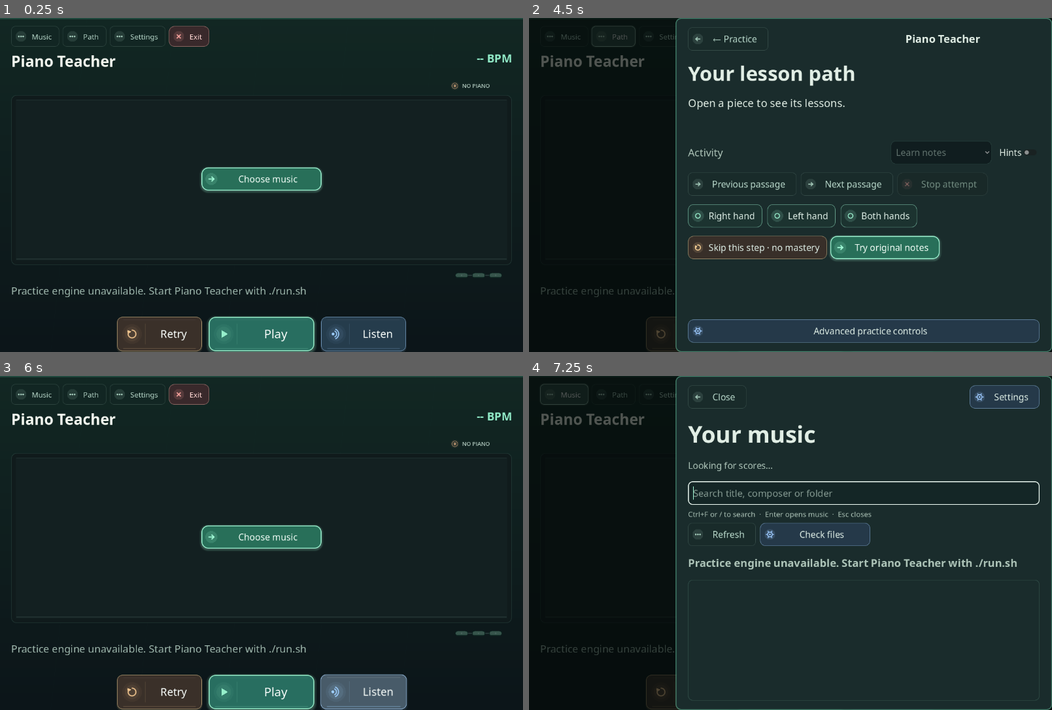
Above: before the commit, frames 1-4 (two rows, left to right).
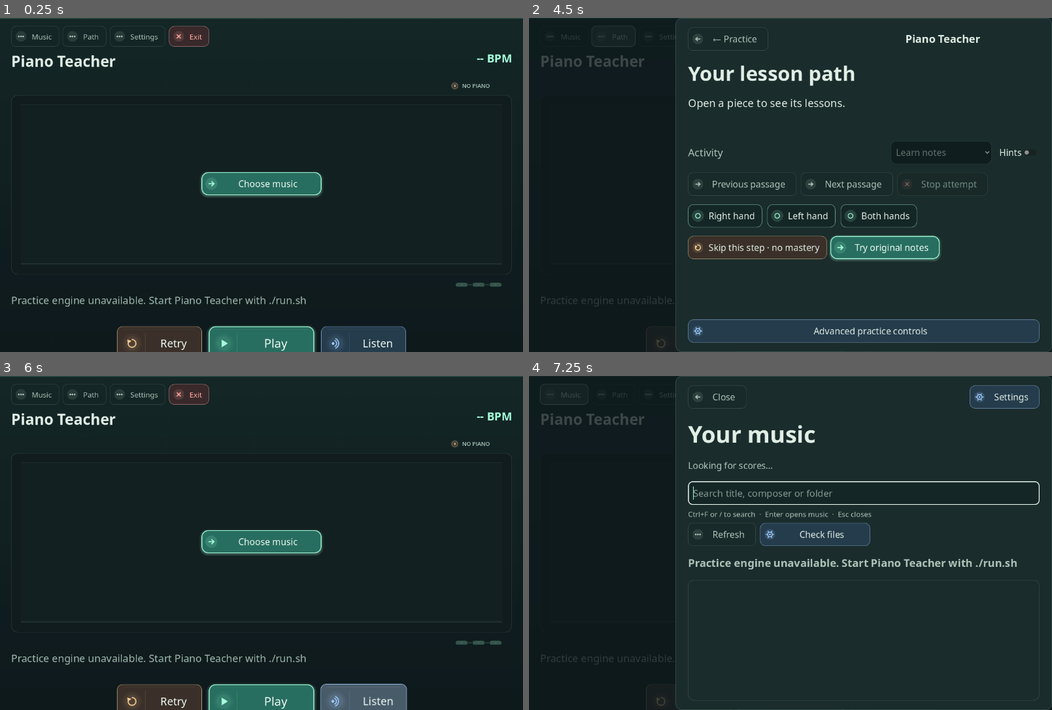
Above: after the commit, the same moments.

Repository: tpepels/piano_teacher
Game: Godot game, scene res://main.tscn
Same seed, same stepped clock (60 frames per second), same inputs: the game is played once before the commit and once after it.
Inputs:
- Up to frame 1 (0.25 s): no input
- Up to frame 2 (4.5 s): click "Retry" at 0.5 s; click "Retry" at 1.25 s; click "Retry" at 2 s; click "Play" at 2.75 s; click "Play" at 3.5 s; click "Path" at 4.25 s
- Up to frame 3 (6 s): click "Next passage" at 5 s; click "Listen" at 5.75 s
- Up to frame 4 (7.25 s): click "Music" at 6.5 s

The runs differ from the first frame. In frame 1, 4.8% of the frame differs, in the area x 0-100%, y 0-100%; in frame 2, 1.0%; in frame 3, 4.9%; in frame 4, 1.0%.
Error after the commit: Parse Error: The member "Design" already exists in parent class res://action_button.gd. (res://library_row.gd:3)

Commit message:
Apply shared visual tokens to buttons, notation stage, modal, drawer and library

Diff:
--- a/godot/action_button.gd
+++ b/godot/action_button.gd
@@ -3,15 +3,14 @@
 # Semantic action roles - one consistent hierarchy across Home, Library,
 # Lesson Path, Settings and the practice stage.
 # Button.pressed remains the only action; drawing is decoration only.
-const SAGE := Color("#A4CABA")
-const MINT := Color("#A5FFDB")
-const BLUE := Color("#9DCAFF")
-const AMBER := Color("#F2CB92")
-const CORAL := Color("#FFA5A0")
+const Design := preload("res://practice_theme.gd")
+const SAGE := Design.SLATE
+const MINT := Design.MINT
+const BLUE := Design.BLUE
+const AMBER := Design.AMBER
+const CORAL := Design.CORAL
 var action_role := "secondary"
 var is_selected := false
-var _hover := 0.0
-var _pressed := 0.0
 
 func _init() -> void:
     focus_mode = Control.FOCUS_ALL
@@ -39,38 +38,12 @@
     queue_redraw()
 
 func _accent() -> Color:
-    match action_role:
-        "primary", "choice":
-            return MINT
-        "settings":
-            return BLUE
-        "review":
-            return AMBER
-        "danger":
-            return CORAL
-        "library":
-            return Color("#B6DCCC")
-        _:
-            return SAGE
+    return Design.role_accent(action_role)
+
 
 func _background() -> Color:
-    match action_role:
-        "primary":
-            return Color("#286F59")
-        "secondary":
-            return Color("#203432")
-        "settings":
-            return Color("#253949")
-        "review":
-            return Color("#382F29")
-        "danger":
-            return Color("#39292B")
-        "choice":
-            return Color("#27634F") if is_selected else Color("#1C3330")
-        "library":
-            return Color("#192C2B")
-        _:
-            return Color("#142725", .20)
+    return Design.role_fill(action_role, is_selected)
+
 
 func _has_symbol() -> bool:
     return action_role != "secondary"
@@ -80,7 +53,8 @@
     var background: Color = _background()
     var flat := action_role in ["navigation", "utility"]
     var important := action_role == "primary" or (action_role == "choice" and is_selected)
-    var rounded := 15 if important else 12 if not flat else 9
+    var rounded := Design.RADIUS_CARD + 1 if important else (
+        Design.RADIUS_INPUT + 2 if not flat else Design.RADIUS_INPUT)
     var normal := StyleBoxFlat.new()
     normal.bg_color = background
     normal.set_corner_radius_all(rounded)
@@ -117,19 +91,19 @@
     var focus := normal.duplicate() as StyleBoxFlat
     focus.bg_color = Color.TRANSPARENT
     focus.set_border_width_all(2)
-    focus.border_color = Color("#F5FFF7")
+    focus.border_color = Design.FOCUS
     focus.shadow_size = 0
     add_theme_stylebox_override("focus", focus)
-    var ink := Color("#F3FFF8") if important else Color("#DEEEE6")
+    var ink := Design.FOCUS if important else Design.STONE
     if flat:
-        ink = Color("#B9D9CB")
+        ink = Design.SLATE
     if action_role == "danger":
-        ink = Color("#FFD7D3")
+        ink = Design.CORAL
     add_theme_color_override("font_color", ink)
-    add_theme_color_override("font_hover_color", Color.WHITE)
-    add_theme_color_override("font_pressed_color", Color.WHITE)
-    add_theme_color_override("font_hover_pressed_color", Color.WHITE)
-    add_theme_color_override("font_focus_color", Color.WHITE)
+    add_theme_color_override("font_hover_color", Design.FOCUS)
+    add_theme_color_override("font_pressed_color", Design.FOCUS)
+    add_theme_color_override("font_hover_pressed_color", Design.FOCUS)
+    add_theme_color_override("font_focus_color", Design.FOCUS)
     add_theme_color_override("font_disabled_color",
         MINT if action_role == "choice" and is_selected else Color("#718B80"))
     add_theme_color_override("icon_normal_color", accent)
--- a/godot/game_backdrop.gd
+++ b/godot/game_backdrop.gd
@@ -1,4 +1,6 @@
 extends Control
+
+const Design := preload("res://practice_theme.gd")
 
 # Quiet, hand-drawn background for the instrument view: no downloaded art,
 # no UI occlusion, and no animation competing with the pianist's timing.
@@ -10,14 +12,15 @@
     var h := size.y
     if w < 1 or h < 1:
         return
-    for i in range(40):
-        var frac := float(i) / 39.0
-        var color := Color("#0C1519").lerp(Color("#122723"), 1.0 - frac)
-        draw_rect(Rect2(0, h * i / 40.0, w, h / 40.0 + 1), color)
+    # Static, subtle stage background; fewer overdraw bands.
+    for i in range(16):
+        var frac := float(i) / 15.0
+        var color: Color = Design.FOREST.lerp(Design.PANEL_RECESSED, 1.0 - frac)
+        draw_rect(Rect2(0, h * i / 16.0, w, h / 16.0 + 1), color)
     # Thin architectural lines suggest a musical console without imitating
     # an interactive note lane or interfering with the score.
     for k in range(1, 6):
         var x: float = w * float(k) / 6.0
         draw_line(Vector2(x, 0), Vector2(x - 85, h),
-            Color("#4C9987", .022), 1.0)
-    draw_rect(Rect2(0, 0, w, 3), Color("#5BDFB6", .18))
+            Color(Design.SAGE, .025), 1.0)
+    draw_rect(Rect2(0, 0, w, 2), Color(Design.TEAL, .22))
--- a/godot/game_transport_button.gd
+++ b/godot/game_transport_button.gd
@@ -2,9 +2,10 @@
 
 # Physical transport key with independently laid-out icon and label.
 # Input goes through Button.pressed; this script never advances the lesson.
-const TEAL := Color("#96EFCB")
-const AMBER := Color("#ECC18C")
-const BLUE := Color("#9ECFFF")
+const Design := preload("res://practice_theme.gd")
+const TEAL := Design.MINT
+const AMBER := Design.AMBER
+const BLUE := Design.BLUE
 const DIM := Color("#64847A")
 
 var action_kind := "play"
@@ -113,7 +114,7 @@
     while font_size > 12 and font.get_string_size(text, HORIZONTAL_ALIGNMENT_LEFT,
             -1, font_size).x > available:
         font_size -= 1
-    var ink := Color("#FAFFFC") if not disabled else Color("#879D94")
+    var ink := Design.FOCUS if not disabled else Design.SAGE
     var label_width := font.get_string_size(text, HORIZONTAL_ALIGNMENT_LEFT, -1, font_size).x
     var label_x := 76.0 + maxf(0.0, (available - label_width) * .5)
     var baseline := (size.y + font.get_ascent(font_size) - font.get_descent(font_size)) * .5
--- a/godot/library_row.gd
+++ b/godot/library_row.gd
@@ -1,4 +1,6 @@
 extends "res://action_button.gd"
+
+const Design := preload("res://practice_theme.gd")
 
 # One fully-clickable, focusable music row. Both lines belong to the same
 # button, rather than squeezing title, format, location and BPM onto one line.
@@ -35,7 +37,7 @@
     title_label.clip_text = true
     title_label.text_overrun_behavior = TextServer.OVERRUN_TRIM_ELLIPSIS
     title_label.add_theme_font_size_override("font_size", 17)
-    title_label.add_theme_color_override("font_color", Color("#EEF9F3"))
+    title_label.add_theme_color_override("font_color", Design.STONE)
     lines.add_child(title_label)
     detail_label = Label.new()
     detail_label.name = "MusicDetail"
@@ -43,7 +45,7 @@
     detail_label.clip_text = true
     detail_label.text_overrun_behavior = TextServer.OVERRUN_TRIM_ELLIPSIS
     detail_label.add_theme_font_size_override("font_size", 13)
-    detail_label.add_theme_color_override("font_color", Color("#9DBAB0"))
+    detail_label.add_theme_color_override("font_color", Design.SLATE)
     lines.add_child(detail_label)
 
 func set_entry(title: String, detail: String, status: String = "") -> void:
@@ -67,8 +69,8 @@
     title_label.text = title
     detail_label.text = detail
     if status == "error":
-        title_label.add_theme_color_override("font_color", Color("#FFABA5"))
+        title_label.add_theme_color_override("font_color", Design.CORAL)
     elif status == "warning":
-        title_label.add_theme_color_override("font_color", Color("#F6D093"))
+        title_label.add_theme_color_override("font_color", Design.AMBER)
     else:
-        title_label.add_theme_color_override("font_color", Color("#EEF9F3"))
+        title_label.add_theme_color_override("font_color", Design.STONE)
--- a/godot/main.gd
+++ b/godot/main.gd
@@ -594,10 +594,7 @@
     label.add_theme_color_override("font_color", color)
     label.set_meta("ui_font_base", size)
     label.add_theme_font_size_override("font_size", _ui_font(size))
-    var font := SystemFont.new()
-    font.font_names = PackedStringArray(["Inter", "Noto Sans", "DejaVu Sans"])
-    font.font_weight = 700 if bold else 400
-    label.add_theme_font_override("font", font)
+    label.add_theme_font_override("font", Design.font(700 if bold else 400))
     label.autowrap_mode = TextServer.AUTOWRAP_WORD_SMART
     label.size_flags_horizontal = Control.SIZE_EXPAND_FILL
     return label
@@ -625,15 +622,12 @@
     button.add_theme_font_size_override("font_size", _ui_font(17 if central else 15))
     var normal := StyleBoxFlat.new()
     var kind: String = str(button.get("action_kind"))
-    var accent := Color("#A1FCD5") if central else (
-        Color("#F3CE93") if kind == "retry" else
-        Color("#9ECFFF") if kind == "listen" else Color("#A1FCD5"))
-    normal.bg_color = Color("#286E60") if central else (
-        Color("#3A3029") if kind == "retry" else
-        Color("#253C4C") if kind == "listen" else Color("#234438"))
+    var role: String = "play" if central else kind
+    var accent: Color = Design.role_accent(role)
+    normal.bg_color = Design.role_fill(role)
     button.set_meta("ui_button_role",
         "transport_primary" if central else "transport_retry" if kind == "retry" else "transport_listen")
-    normal.set_corner_radius_all(15 if central else 12)
+    normal.set_corner_radius_all(Design.RADIUS_CARD + 1 if central else Design.RADIUS_INPUT + 2)
     normal.set_content_margin_all(12)
     normal.set_border_width_all(2 if central else 1)
     normal.border_color = Color(accent, .94 if central else .65)
@@ -652,13 +646,13 @@
     pressed.shadow_offset = Vector2.ZERO
     button.add_theme_stylebox_override("pressed", pressed)
     var disabled := normal.duplicate() as StyleBoxFlat
-    disabled.bg_color = Color("#172324")
-    disabled.border_color = Color("#456059", .3)
+    disabled.bg_color = Design.PANEL_RECESSED
+    disabled.border_color = Color(Design.BORDER, .3)
     disabled.shadow_size = 0
     button.add_theme_stylebox_override("disabled", disabled)
     var focus := normal.duplicate() as StyleBoxFlat
     focus.bg_color = Color.TRANSPARENT
-    focus.border_color = Color("#F5FFF7")
+    focus.border_color = Design.FOCUS
     focus.set_border_width_all(2)
     focus.shadow_size = 0
     button.add_theme_stylebox_override("focus", focus)
@@ -722,12 +716,7 @@
 
 func _card() -> PanelContainer:
     var panel := PanelContainer.new()
-    var style := StyleBoxFlat.new()
-    style.bg_color = WHITE
-    style.set_corner_radius_all(10)
-    style.set_border_width_all(1)
-    style.border_color = Color(Design.SAGE, .32)
-    panel.add_theme_stylebox_override("panel", style)
+    panel.add_theme_stylebox_override("panel", Design.card_surface())
     return panel
 
 func _card_body(panel: PanelContainer, margin: int = 28) -> MarginContainer:
@@ -795,7 +784,7 @@
     overlay_root.mouse_filter = Control.MOUSE_FILTER_IGNORE
     add_child(overlay_root)
     overlay_backdrop = ColorRect.new()
-    overlay_backdrop.color = Color(0.012, 0.035, 0.028, 0.68)
+    overlay_backdrop.color = Color(Design.FOREST, .78)
     overlay_backdrop.set_anchors_and_offsets_preset(Control.PRESET_FULL_RECT)
     overlay_backdrop.mouse_filter = Control.MOUSE_FILTER_STOP
     overlay_backdrop.gui_input.connect(func(event: InputEvent):
@@ -806,11 +795,7 @@
     overlay_drawer.name = "ContextDrawer"
     overlay_drawer.clip_contents = true
     overlay_drawer.mouse_filter = Control.MOUSE_FILTER_STOP
-    var style := Design.surface(Design.PANEL, 12)
-    style.set_border_width_all(2)
-    style.border_color = Color(Design.TEAL, 0.5)
-    style.set_content_margin_all(3)
-    overlay_drawer.add_theme_stylebox_override("panel", style)
+    overlay_drawer.add_theme_stylebox_override("panel", Design.drawer_surface())
     overlay_root.add_child(overlay_drawer)
     for page in ["library", "settings", "lesson"]:
         var content: Control = screens[page]
@@ -1085,7 +1070,7 @@
     practice_navigation.add_theme_constant_override("v_separation", 8)
     practice_navigation.size_flags_horizontal = Control.SIZE_EXPAND_FILL
     practice_layout.add_child(practice_navigation)
-    game_brand = _label("PIANO TEACHER", 13, Color("#75CEAF"), true)
+    game_brand = _label("PIANO TEACHER", 13, Design.TEAL, true)
     game_brand.custom_minimum_size = Vector2(168, 32)
     game_brand.size_flags_horizontal = Control.SIZE_EXPAND_FILL
     game_brand.vertical_alignment = VERTICAL_ALIGNMENT_CENTER
@@ -1131,7 +1116,7 @@
     var heading := _stack(2)
     heading.size_flags_horizontal = Control.SIZE_EXPAND_FILL
     practice_header.add_child(heading)
-    title_label = _label("Piano Teacher", 27, Color("#F3F7EF"), true)
+    title_label = _label("Piano Teacher", 27, Design.STONE, true)
     title_label.autowrap_mode = TextServer.AUTOWRAP_OFF
     title_label.clip_text = true
     title_label.text_overrun_behavior = TextServer.OVERRUN_TRIM_ELLIPSIS
@@ -1144,7 +1129,7 @@
     tempo.custom_minimum_size = Vector2(190, 0)
     tempo.size_flags_horizontal = Control.SIZE_SHRINK_END
     practice_header.add_child(tempo)
-    speed_label = _label("-- BPM", 20, Color("#90E9C6"), true)
+    speed_label = _label("-- BPM", 20, Design.MINT, true)
     speed_label.autowrap_mode = TextServer.AUTOWRAP_OFF
     speed_label.horizontal_alignment = HORIZONTAL_ALIGNMENT_RIGHT
     tempo.add_child(speed_label)
@@ -1165,25 +1150,18 @@
         var stage_label := _label("", 15, MUTED, true)
         stage_label.custom_minimum_size = Vector2(168, 38)
         stage_label.vertical_alignment = VERTICAL_ALIGNMENT_CENTER
-        var stage_style := Design.surface(Design.PANEL, 6)
+        var stage_style := Design.bordered_surface(Design.PANEL_RECESSED, Design.RADIUS_INPUT, .25)
         stage_style.set_content_margin_all(8)
         stage_label.add_theme_stylebox_override("normal", stage_style)
         practice_stage_bar.add_child(stage_label)
         practice_stage_labels[hand] = stage_label
-    practice_playback_banner = _label("", 18, Color("#F6BC70"), true)
+    practice_playback_banner = _label("", 18, Design.AMBER, true)
     practice_playback_banner.visible = false
     practice_playback_banner.autowrap_mode = TextServer.AUTOWRAP_WORD_SMART
     practice_playback_banner.mouse_filter = Control.MOUSE_FILTER_IGNORE
     var score_panel := _card()
     # One continuous performance stage, not another grey website card.
-    var stage_shell := StyleBoxFlat.new()
-    stage_shell.bg_color = Color("#101B1C")
-    stage_shell.set_corner_radius_all(12)
-    stage_shell.set_border_width_all(1)
-    stage_shell.border_color = Color("#527B70", .27)
-    stage_shell.shadow_color = Color.BLACK
-    stage_shell.shadow_size = 0
-    score_panel.add_theme_stylebox_override("panel", stage_shell)
+    score_panel.add_theme_stylebox_override("panel", Design.stage_surface())
     practice_score_panel = score_panel
     score_panel.size_flags_vertical = Control.SIZE_EXPAND_FILL
     practice_layout.add_child(score_panel)
@@ -1390,14 +1368,7 @@
     # the old bug appeared as a 900px-high, unusable skinny panel.
     open_panel.size_flags_horizontal = Control.SIZE_SHRINK_CENTER
     open_panel.size_flags_vertical = Control.SIZE_SHRINK_CENTER
-    var start_style := Design.surface(Color("#1C3130"), 18)
-    start_style.set_content_margin_all(5)
-    start_style.set_border_width_all(2)
-    start_style.border_color = Color("#85D9BD", .63)
-    start_style.shadow_color = Color.BLACK
-    start_style.shadow_size = 16
-    start_style.shadow_offset = Vector2(0, 8)
-    open_panel.add_theme_stylebox_override("panel", start_style)
+    open_panel.add_theme_stylebox_override("panel", Design.modal_surface())
     open_picker.add_child(open_panel)
     var start_scroll := ScrollContainer.new()
     start_scroll.name = "StartContentScroll"
